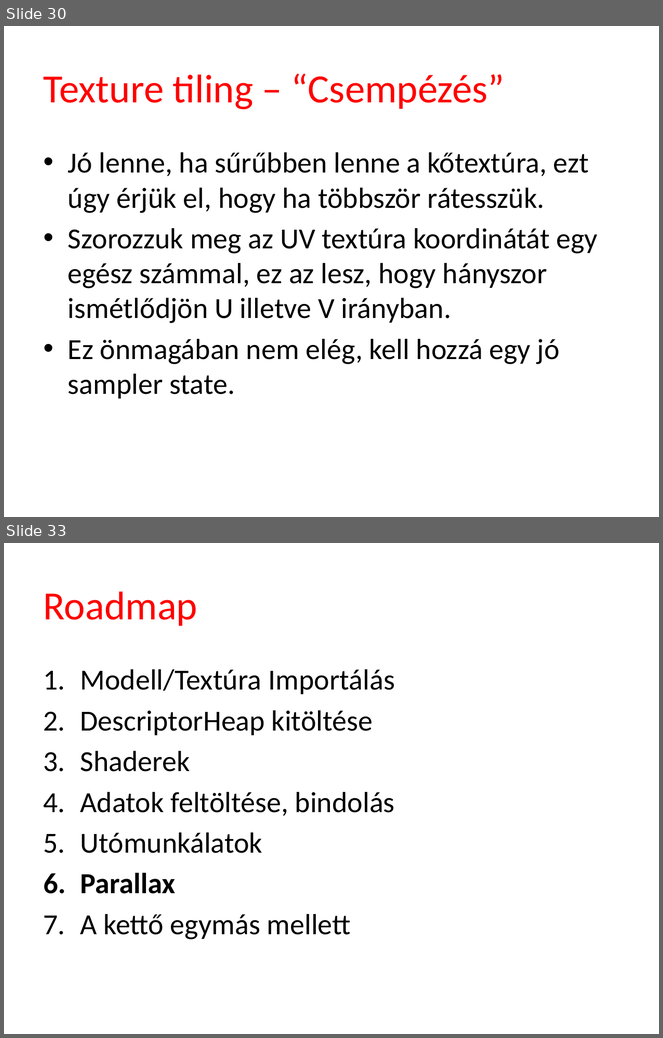
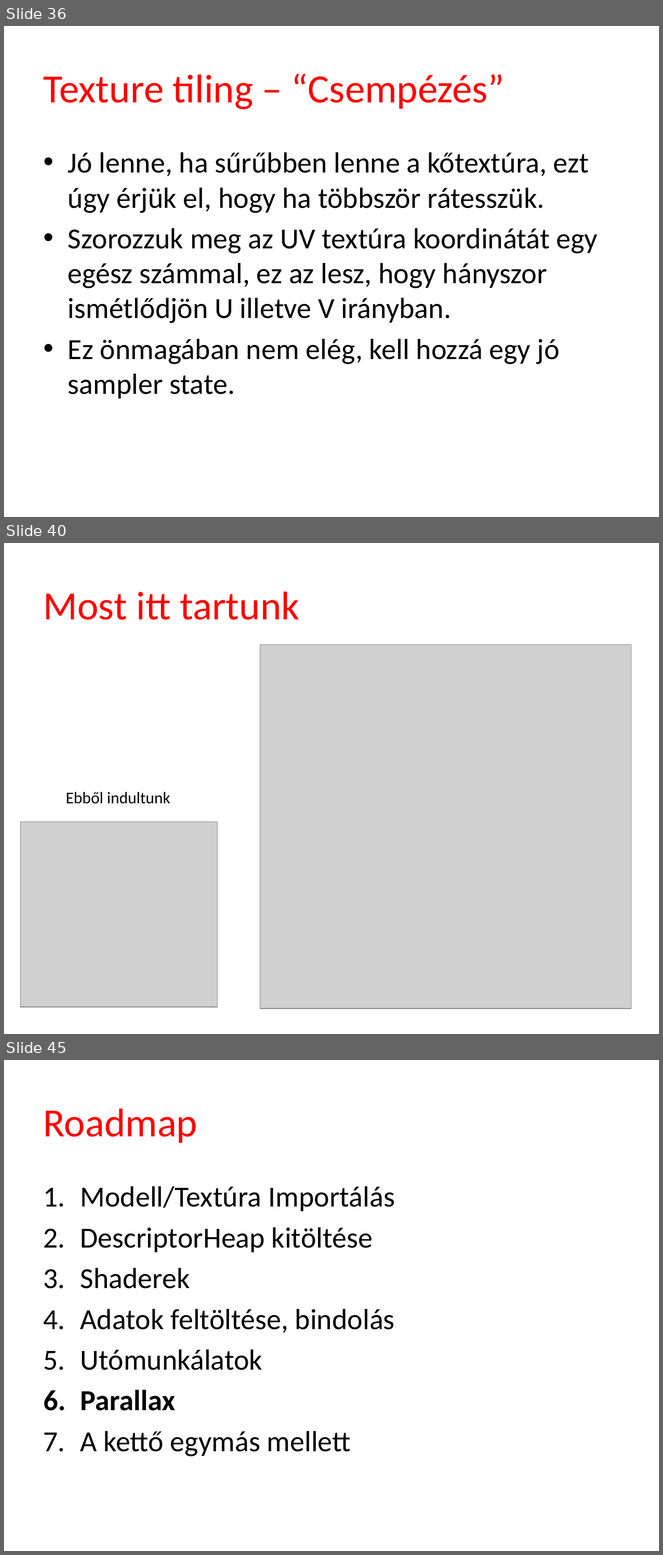
Before and after one commit to tyekx/dx12, a slide deck: Slides/ggl005-Bump.pptx. Shown one above the other, each under a label of ours: slides 30 and 33 before the commit, slides 36, 40 and 45 after it; the slides between them are not shown. The pictures are 663x1038 and 663x1555 pixels, drawn with LibreOffice and Linux fonts; fonts in the diff are those of the drawing; grey boxes stand for pictures; background and template pictures are left out. Boxes give left, top, right and bottom in pixels: in the first picture for what was removed or moved away, otherwise in the second. Text is boxed around its words. In the diff, an @@ line names an element or a change of style, - is before the commit and + after.

```diff
--- a/Slides/ggl005-Bump.pptx
+++ b/Slides/ggl005-Bump.pptx
@@ slide 40 added at (4, 543, 659, 1034), background #FFFFFF @@
@@ title added at (44, 591, 299, 620), 44 pt, text #FF0000 @@
+Most itt tartunk
@@ picture added at (260, 644, 632, 1009) @@
@@ text added at (66, 792, 170, 804), 18 pt, text #000000 @@
+Ebből indultunk
@@ picture added at (21, 822, 218, 1007) @@
@@ what was slide 30 is now slide 36 @@
@@ what was slide 33 is now slide 45 @@
```
Also in this commit, not shown: 6 slides changed, 11 other slides added, 21 other files.
